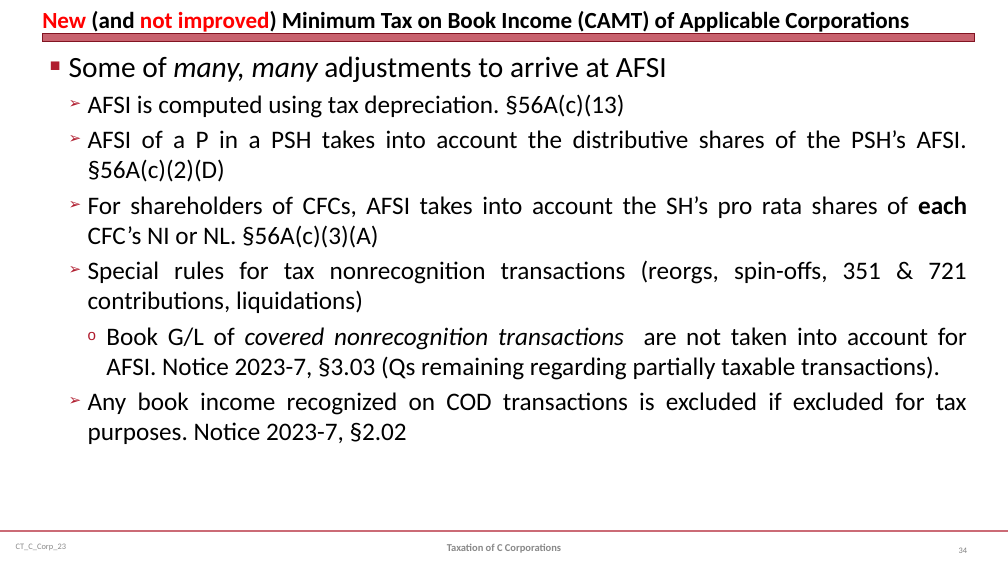
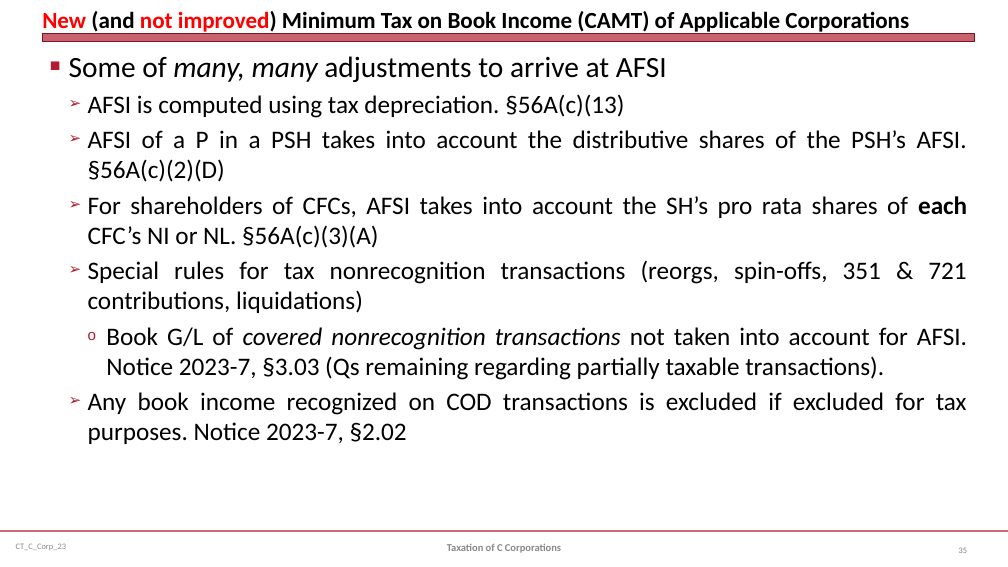
Before and after one commit to jmc877/Corporate-Tax, a slide deck: slide 35 of slides/CT_C_Corp_23.pptx (slide 34 before the commit). Drawn at 1008x567 pixels with LibreOffice and Linux fonts; fonts in the diff are those of the drawing. Boxes give left, top, right and bottom in pixels: in the first picture for what was removed or moved away, otherwise in the second. Text is boxed around its words. In the diff, an @@ line names an element or a change of style, - is before the commit and + after.

```diff
--- a/slides/CT_C_Corp_23.pptx
+++ b/slides/CT_C_Corp_23.pptx
@@ text at (106,327,967,380): text changed @@
-    o Book G/L of covered nonrecognition transactions are not taken into account for AFSI. Notice 2023-7, §3.03 (Qs remaining regarding partially taxable transactions).
+    o Book G/L of covered nonrecognition transactions not taken into account for AFSI. Notice 2023-7, §3.03 (Qs remaining regarding partially taxable transactions).
```
Also in this commit, not shown: 4 other slides changed, 1 slide added, 1 other file.
